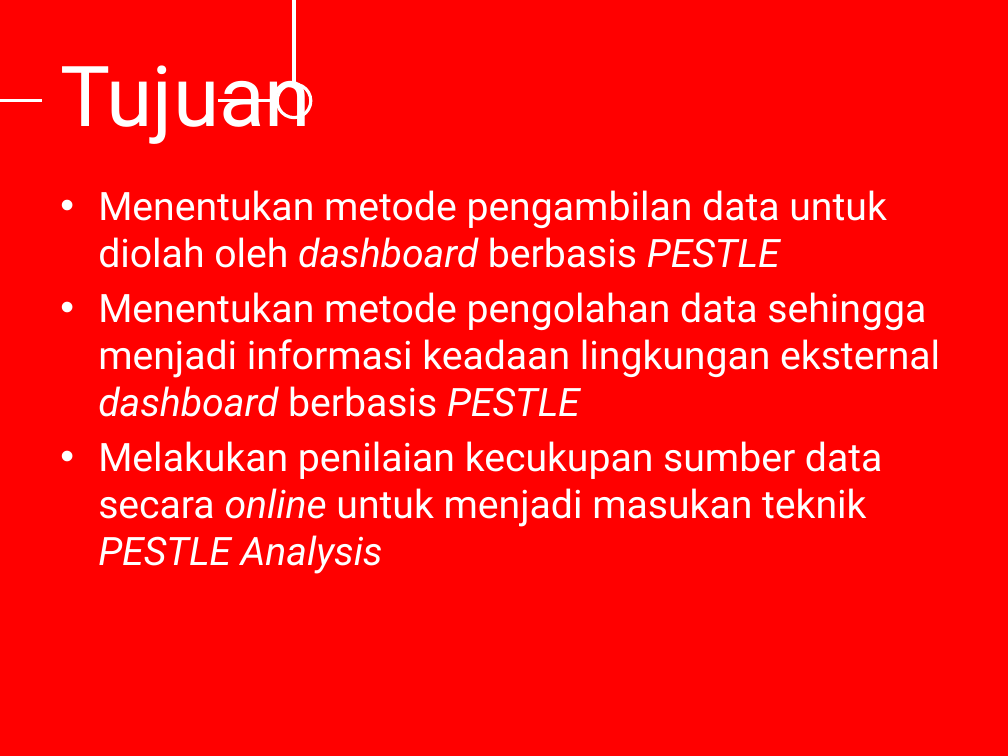
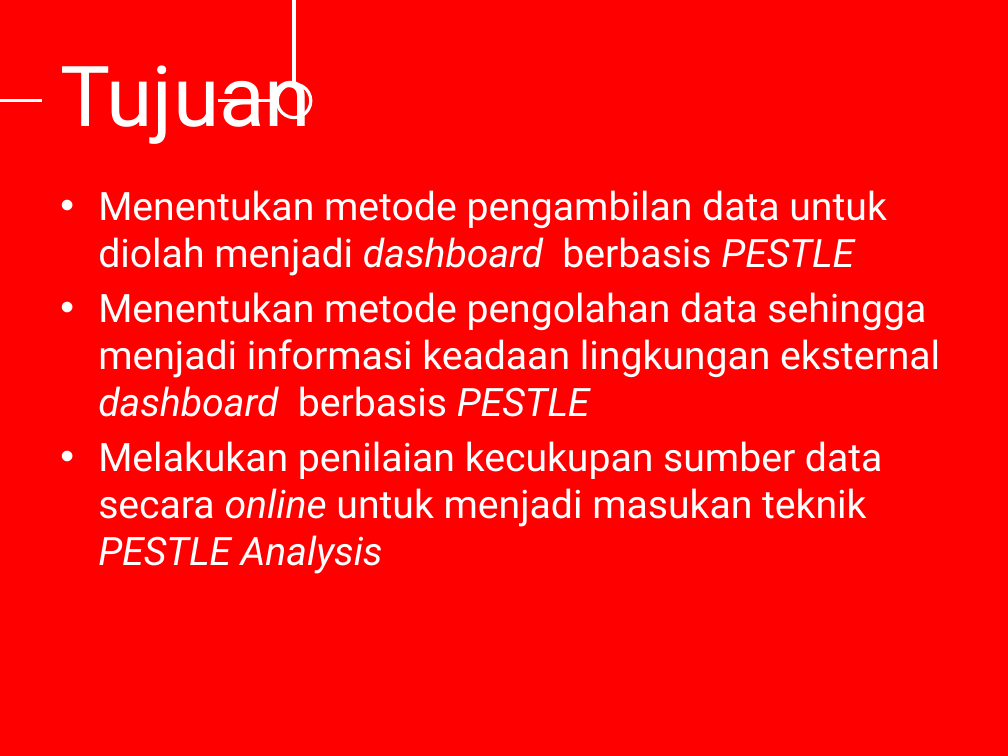
Before and after one commit to emfatoni/dashboard_pestle, a slide deck: slide 7 of dokumen/Slide Sidang.pptx. Drawn at 1008x756 pixels with LibreOffice and Linux fonts; fonts in the diff are those of the drawing. Boxes give left, top, right and bottom in pixels: in the first picture for what was removed or moved away, otherwise in the second. Text is boxed around its words. In the diff, an @@ line names an element or a change of style, - is before the commit and + after.

Commit message:
final slide?

```diff
--- a/dokumen/Slide Sidang.pptx
+++ b/dokumen/Slide Sidang.pptx
@@ text at [98,190,886,276]: text changed @@
-• Menentukan metode pengambilan data untuk diolah oleh dashboard berbasis PESTLE
+• Menentukan metode pengambilan data untuk diolah menjadi dashboard berbasis PESTLE
```
Also in this commit, not shown: 2 other slides changed.
